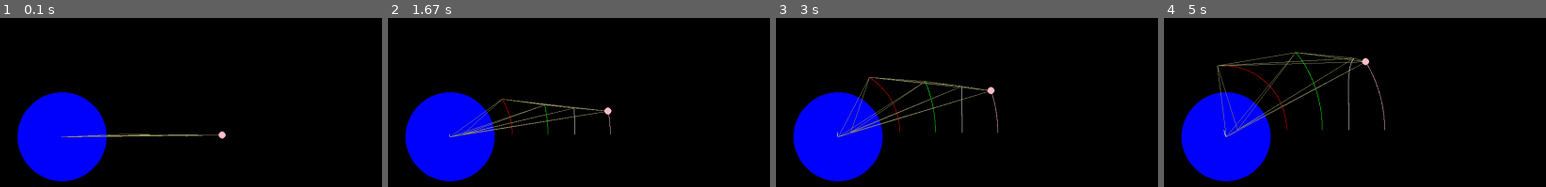
Above: before the commit, frames 1-4 (left to right).
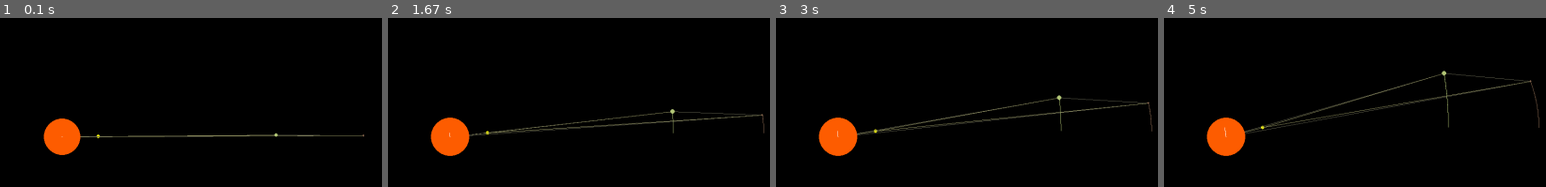
Above: after the commit, the same moments.

Repository: marwan404/pygame-OM
Game: pygame game, started from main.py
Same seed, same stepped clock (60 frames per second), same inputs: the game is played once before the commit and once after it.
Inputs:
- Up to frame 1 (0.1 s): type "1 (at the terminal prompt)" at 0 s; type "1 (at the terminal prompt)" at 0 s
- Up to frame 2 (1.67 s): tap I at 0.33 s; hold O 0.67-1.13 s
- Up to frame 3 (3 s): tap , at 2.17 s
- Up to frame 4 (5 s): tap . at 3.5 s; hold , from 4.83 s (still down)

The runs differ from the first frame. In frame 1, 11% of the frame differs, in the area x 4-96%, y 43-97%; in frame 2, 12%; in frame 3, 13%; in frame 4, 13%, in the area x 4-99%, y 20-97%.

Commit message:
added the precedural solar system generator (better instead of hardcoding a system) and added timewarping and zooming

Diff:
--- a/body.py
+++ b/body.py
@@ -4,7 +4,7 @@
 from collections import deque
 
 class Body:
-    def __init__(self, x, y, mass, radius, color, vx=0, vy=0):
+    def __init__(self, x, mass, radius, color, y=0, vx=0, vy=0):
         self.x, self.y = x, y
         self.vx, self.vy = vx, vy
         self.mass = mass
@@ -12,16 +12,16 @@
         self.color = color
         self.points = deque(maxlen=750)
 
-    def translate_coords(self, wx, wy, planet_ref):
-        sx = ((wx - planet_ref.x) / MPP) + (W/2)
-        sy = (H/2) - ((wy - planet_ref.y) / MPP)
+    def translate_coords(self, wx, wy, mpp, star_ref):
+        sx = ((wx - star_ref.x) / mpp) + (W/2)
+        sy = (H/2) - ((wy - star_ref.y) / mpp)
         return (sx, sy)
 
-    def translatePoint(self, planet_reference):
-        return self.translate_coords(self.x, self.y, planet_reference)
+    def translatePoint(self, mpp, star_ref):
+        return self.translate_coords(self.x, self.y, mpp, star_ref)
 
-    def translateRadius(self):
-        return self.radius / MPP
+    def translateRadius(self, mpp):
+        return self.radius / mpp
 
     def update_trail(self):
         self.points.append((self.x, self.y))
--- a/config.py
+++ b/config.py
@@ -5,6 +5,4 @@
 H = 1020
 
 # global variables
-G = 1000
-DT = 1/2
-MPP = 50
+G = 10000
--- a/integrator.py
+++ b/integrator.py
@@ -40,7 +40,7 @@
                 min_dist = body_a.radius + body_b.radius
 
                 if dist_sq <= min_dist**2:
-                    # 1. Choose the bigger
+                    # 1. Choose the bigger one
                     winner, loser = (body_a, body_b) if body_a.mass >= body_b.mass else (body_b, body_a)
 
                     # 2. Conserve Momentum: v_new = (m1v1 + m2v2) / (m1 + m2)
--- a/main.py
+++ b/main.py
@@ -1,6 +1,9 @@
 # contains the main game loop
 
 import pygame
+import random
+import math
+import sys
 from body import Body
 from integrator import EulerIntegrator, VerletIntegrator
 from config import *
@@ -10,42 +13,90 @@
 clock = pygame.time.Clock()
 running = True
 
-Planet_Mass = 50000
-Planet_Radius = 5000
+# setup
 
-r1 = 2000 + Planet_Radius
-r2 = 6000 + Planet_Radius
-r3 = 9000 + Planet_Radius
-r4 = 13000 + Planet_Radius
+dt = 1/2
+mpp = 100
 
-# Circular Velocities (v = sqrt(G*M/r))
-v1 = (G * Planet_Mass / r1)**0.5
-v2 = (G * Planet_Mass / r2)**0.5
-v3 = (G * Planet_Mass / r3)**0.5
-v4 = (G * Planet_Mass / r4)**0.5
-
-Satellites = [
-    Body(r1, 0, 150, 15, "red", 0, v1),
-    Body(r2, 0, 300, 30, "green", 0, v2),
-    Body(r3, 0, 400, 40, "white", 0, v3),
-    Body(r4, 0, 4000, 400, "pink", 0, v4)
+STAR_COLORS = [
+    (255, 94, 0),
+    (255, 140, 20),
+    (255, 180, 60),
+    (255, 220, 120)
 ]
 
-# Balance momentum so the system doesn't drift
-total_m_vy = sum(s.mass * s.vy for s in Satellites)
-planet_vy = -total_m_vy / Planet_Mass
+PLANET_COLORS = [
+    (34, 98, 176),
+    (198, 134, 66),
+    (92, 184, 120),
+    (156, 156, 156),
+    (121, 82, 179),
+    (210, 90, 70),
+    (60, 170, 200),
+    (180, 200, 120),
+    (145, 110, 85),
+    (75, 75, 110)
+]
 
-Planet = Body(0, 0, Planet_Mass, Planet_Radius, "blue", 0, planet_vy)
-bodies = [Planet] + Satellites
+
+# FUNCTIONS
 
 def generate_random_system():
-    # code to generate random system instead of having to manualy type ts myself!
-    pass
+    bodies = []
+    used_colors = []
+    used_r = []
 
-def draw_trail(b, planet_ref):
+    # number of bodies (1 star + planets)
+    n = random.randint(2, 10)
+
+    # STAR
+    star_mass = random.randint(15000, 50000)
+    star_radius = star_mass / 10
+    star_color = random.choice(STAR_COLORS)
+
+    star = Body(0, star_mass, star_radius, star_color)
+    bodies.append(star)
+
+    # PLANETS
+    for _ in range(n - 1):
+        mass = random.randint(300, 7500)
+        radius = mass / 10
+
+        # generate well-spaced orbit radius
+        too_close = True
+        while too_close:
+            r = random.uniform(star.radius * 3, star.radius * 20)
+            too_close = any(abs(r - prev) < star.radius * 2 for prev in used_r)
+
+        used_r.append(r)
+
+        # circular velocity
+        vy = math.sqrt(G * star.mass / r)
+
+        # safe color selection
+        if len(used_colors) >= len(PLANET_COLORS):
+            color = random.choice(PLANET_COLORS)
+        else:
+            color = random.choice(PLANET_COLORS)
+            while color in used_colors:
+                color = random.choice(PLANET_COLORS)
+            used_colors.append(color)
+
+        bodies.append(Body(r, mass, radius, color, vy=vy))
+
+    # sort planets by distance (prevents crossing at spawn)
+    bodies[1:] = sorted(bodies[1:], key=lambda b: b.x)
+
+    # momentum balancing
+    total_m_vy = sum(b.mass * b.vy for b in bodies[1:])
+    star.vy = -total_m_vy / star.mass
+
+    return bodies
+
+def draw_trail(b, Star_ref):
     if len(b.points) > 1:
-        screen_pts = [b.translate_coords(p[0], p[1], planet_ref) for p in b.points]
-        pygame.draw.lines(screen, b.color if b != Planet else "white", False, screen_pts, 1)
+        screen_pts = [b.translate_coords(p[0], p[1], mpp, Star_ref) for p in b.points]
+        pygame.draw.lines(screen, b.color if b != Star else "white", False, screen_pts, 1)
 
 def get_barycenter(bodies):
     total_mass = 0
@@ -61,8 +112,27 @@
 
     return (sum_mx / total_mass, sum_my / total_mass)
 
+def draw_debug():
+    bx_w, by_w = get_barycenter(bodies)
+    bx_s, by_s = Star.translate_coords(bx_w, by_w, mpp, Star)
+    pygame.draw.circle(screen, "yellow", (int(bx_s), int(by_s)), 4)
+
+    for i, body_a in enumerate(bodies):
+        pos_a = body_a.translatePoint(mpp, Star)
+        # Line to barycenter
+        pygame.draw.line(screen, (150, 150, 100), (bx_s, by_s), pos_a, 1)
+
+        # Line to other bodies (only once per pair)
+        for body_b in bodies[i+1:]:
+            pos_b = body_b.translatePoint(mpp, Star)
+            pygame.draw.line(screen, (100, 100, 80), pos_a, pos_b, 1)
+
+# b4 gameloop prep
 mode = int(input("type 1 for euler and type 2 for verlet: "))
 debug = int(input("enter 1 for debug mode lines and enter 0 for normal mode: "))
+
+bodies = generate_random_system()
+Star = bodies[0]
 
 if mode == 1:
     sim = EulerIntegrator(G)
@@ -71,47 +141,54 @@
 
 screen = pygame.display.set_mode((W,H))
 
+if debug == 1 and len(bodies) > 0:
+    draw_debug()
+
 while running:
     for event in pygame.event.get():
         if event.type == pygame.QUIT:
             running = False
 
-    # Physics Sub-stepping
-    SUB_STEPS = 10
-    for _ in range(SUB_STEPS):
-        sim.step(bodies, DT / SUB_STEPS)
+        if event.type == pygame.KEYDOWN:
+            # Time warp
+            if event.key == pygame.K_COMMA:
+                dt *= 0.5
+            elif event.key == pygame.K_PERIOD:
+                dt *= 2.0
+            # Zoom
+            elif event.key == pygame.K_i:
+                mpp *= 1.2 # Zoom out (more meters per pixel)
+            elif event.key == pygame.K_o:
+                mpp *= 0.8 # Zoom in
+
+    # 1. Physics Sub-stepping
+    sub = 10
+    for _ in range(sub):
+        sim.step(bodies, dt / sub)
 
     screen.fill("black")
 
-    # Update survivors
+    # 2. Update survivors
     bodies = sim.resolve_collisions(bodies)
 
-    if debug == 1:
-        # calculate, translate and draw the barycenter
-        bx_w, by_w = get_barycenter(bodies)
-        bx_s, by_s = Planet.translate_coords(bx_w, by_w, Planet)
-        pygame.draw.circle(screen, "yellow", (int(bx_s), int(by_s)), 4)
+    # 3. Draw Debug Web
+    if debug == 1 and len(bodies) > 0:
+        draw_debug()
 
-    # Draw
+    # 4. Draw Bodies and Trails
     for b in bodies:
-        if not b.translatePoint(Planet) >= (W, H):
-            if debug == 1:
-                # draw line from body to barycenter
-                pygame.draw.line(screen, (150,150,100), (bx_s, by_s), b.translatePoint(Planet), 1)
+        sx, sy = b.translatePoint(mpp, Star)
 
-                # draw line connecting each body
-                for other in bodies:
-                    if other is b:
-                        continue
-                    else:
-                        pygame.draw.line(screen, (150,150,100), other.translatePoint(Planet), b.translatePoint(Planet), 1)
+        # Proper on-screen check (adds a 100px buffer so large planets don't pop out)
+        if -100 <= sx <= W + 100 and -100 <= sy <= H + 100:
 
-            # draw body
-            pygame.draw.circle(screen, b.color, b.translatePoint(Planet), b.translateRadius())
+            # Prevent Pygame crash if zooming out makes radius < 1
+            drawn_radius = max(1, int(b.translateRadius(mpp)))
+            pygame.draw.circle(screen, b.color, (sx, sy), drawn_radius)
 
-            # draw trail
-            b.update_trail()
-            draw_trail(b, Planet)
+        # Update trails regardless of screen position so they don't break when off-screen
+        b.update_trail()
+        draw_trail(b, Star)
 
     pygame.display.flip()
     clock.tick(60)
